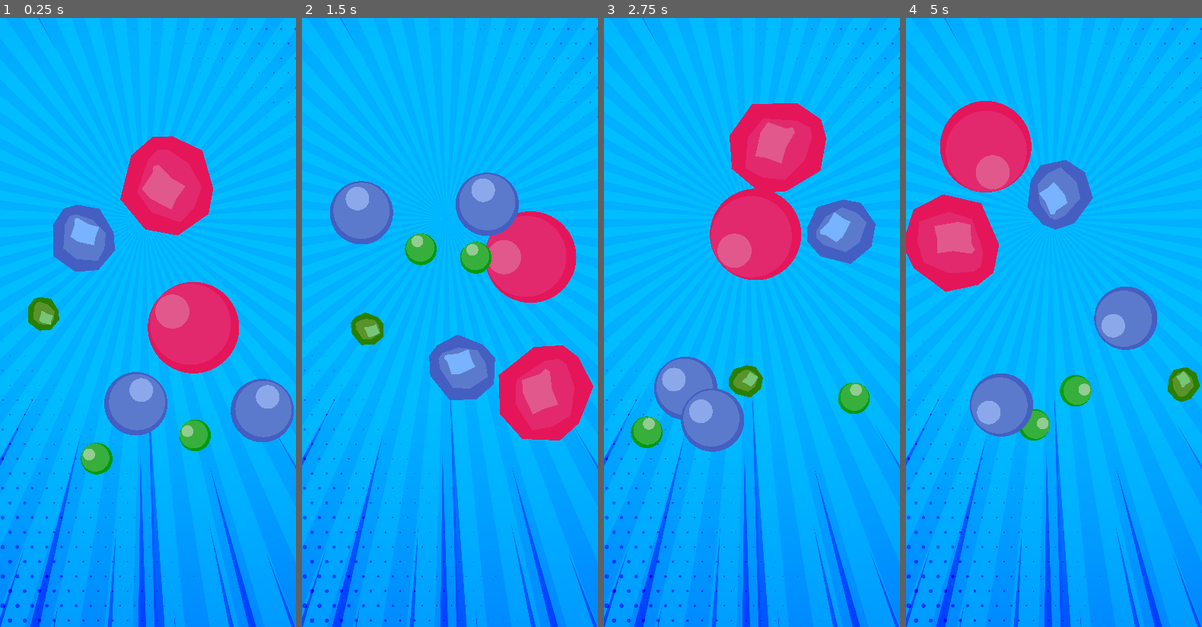
Above: before the commit, frames 1-4 (left to right).
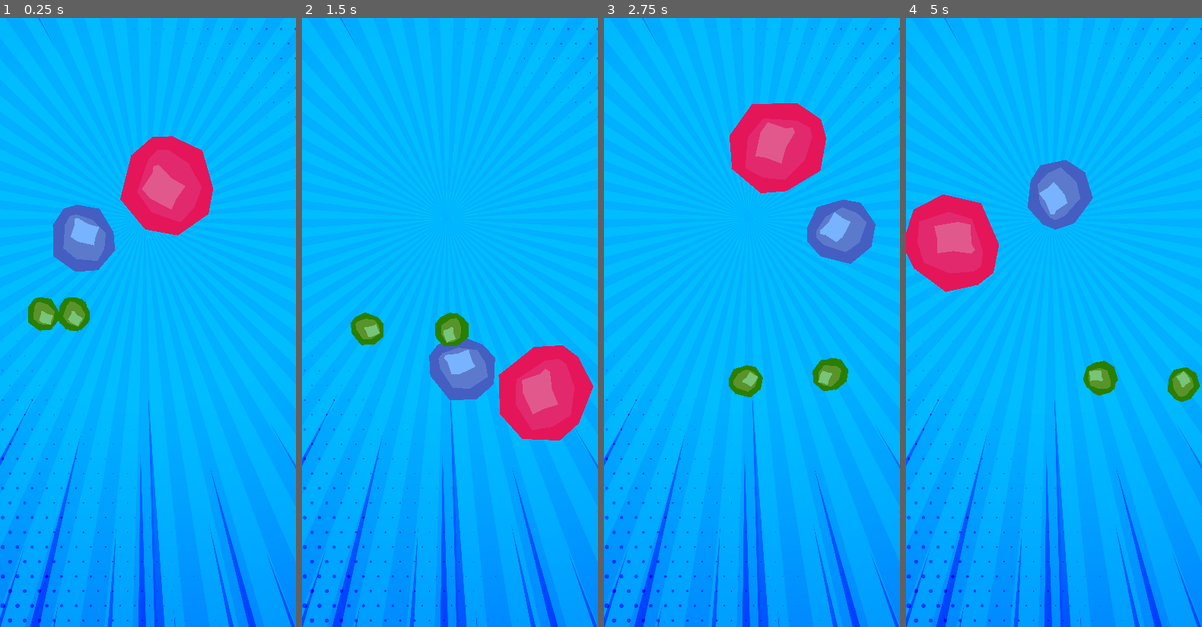
Above: after the commit, the same moments.

Repository: MrZak-dev/godot_3.1_jumping_balls
Game: Godot game, scene res://scenes/Walls.tscn
Two runs of this game, one before a commit and one after it. Both use one fixed random seed, a clock stepped at 60 frames per second and the inputs below.
Inputs:
- Up to frame 1 (0.25 s): no input
- Up to frame 2 (1.5 s): no input
- Up to frame 3 (2.75 s): no input
- Up to frame 4 (5 s): no input

The runs differ from the first frame. In frame 1, 8.5% of the frame differs, in the area x 19-100%, y 19-75%; in frame 2, 8.3%; in frame 3, 8.1%; in frame 4, 8.4%.

Commit message:
only rocks

Diff:
--- a/scenes/Walls.tscn
+++ b/scenes/Walls.tscn
@@ -1,12 +1,9 @@
-[gd_scene load_steps=11 format=2]
+[gd_scene load_steps=8 format=2]
 
 [ext_resource path="res://assets/images/bg.jpg" type="Texture" id=1]
-[ext_resource path="res://scenes/Balls/mediumBall.tscn" type="PackedScene" id=2]
-[ext_resource path="res://scenes/Balls/smallBall.tscn" type="PackedScene" id=3]
-[ext_resource path="res://scenes/Balls/largeBall.tscn" type="PackedScene" id=4]
-[ext_resource path="res://scenes/Rocks/rock_blue.tscn" type="PackedScene" id=5]
-[ext_resource path="res://scenes/Rocks/rock_green.tscn" type="PackedScene" id=6]
-[ext_resource path="res://scenes/Rocks/rock_red.tscn" type="PackedScene" id=7]
+[ext_resource path="res://scenes/Rocks/rock_blue.tscn" type="PackedScene" id=2]
+[ext_resource path="res://scenes/Rocks/rock_green.tscn" type="PackedScene" id=3]
+[ext_resource path="res://scenes/Rocks/rock_red.tscn" type="PackedScene" id=4]
 
 [sub_resource type="RectangleShape2D" id=1]
 
@@ -126,31 +123,31 @@
 position = Vector2( 720, 0 )
 shape = SubResource( 1 )
 
-[node name="Balls" type="Node2D" parent="."]
-editor/display_folded = true
-
-[node name="Ball3" parent="Balls" instance=ExtResource( 2 )]
-position = Vector2( 736, 1600 )
-
-[node name="Ball4" parent="Balls" instance=ExtResource( 3 )]
-position = Vector2( 1024, 1753.9 )
-
-[node name="Ball" parent="Balls" instance=ExtResource( 4 )]
-position = Vector2( 866.349, 1230.11 )
-
-[node name="Ball2" parent="Balls" instance=ExtResource( 2 )]
-position = Vector2( 1216, 2000 )
-
-[node name="Ball5" parent="Balls" instance=ExtResource( 3 )]
-position = Vector2( 400, 1920 )
-
 [node name="Rocks" type="Node2D" parent="."]
 
-[node name="rock_blue" parent="Rocks" instance=ExtResource( 5 )]
+[node name="rock_blue" parent="Rocks" instance=ExtResource( 2 )]
 position = Vector2( 330.065, 814.63 )
 
-[node name="rock_green" parent="Rocks" instance=ExtResource( 6 )]
+[node name="rock_blue2" parent="Rocks" instance=ExtResource( 2 )]
+position = Vector2( 330.065, 814.63 )
+
+[node name="rock_green" parent="Rocks" instance=ExtResource( 3 )]
 position = Vector2( 280.907, 1158.74 )
 
-[node name="rock_red" parent="Rocks" instance=ExtResource( 7 )]
+[node name="rock_green2" parent="Rocks" instance=ExtResource( 3 )]
+position = Vector2( 280.907, 1158.74 )
+
+[node name="rock_green3" parent="Rocks" instance=ExtResource( 3 )]
+position = Vector2( 280.907, 1158.74 )
+
+[node name="rock_green4" parent="Rocks" instance=ExtResource( 3 )]
+position = Vector2( 280.907, 1158.74 )
+
+[node name="rock_green5" parent="Rocks" instance=ExtResource( 3 )]
+position = Vector2( 280.907, 1158.74 )
+
+[node name="rock_red" parent="Rocks" instance=ExtResource( 4 )]
 position = Vector2( 744.403, 554.791 )
+
+[node name="rock_red2" parent="Rocks" instance=ExtResource( 4 )]
+position = Vector2( 744.403, 554.791 )
